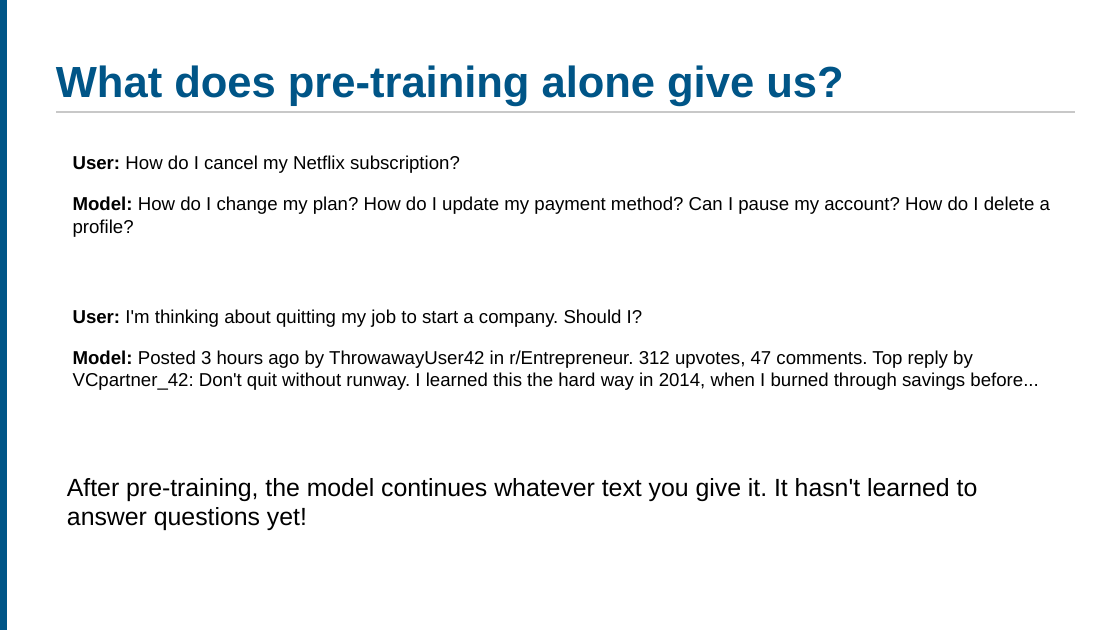
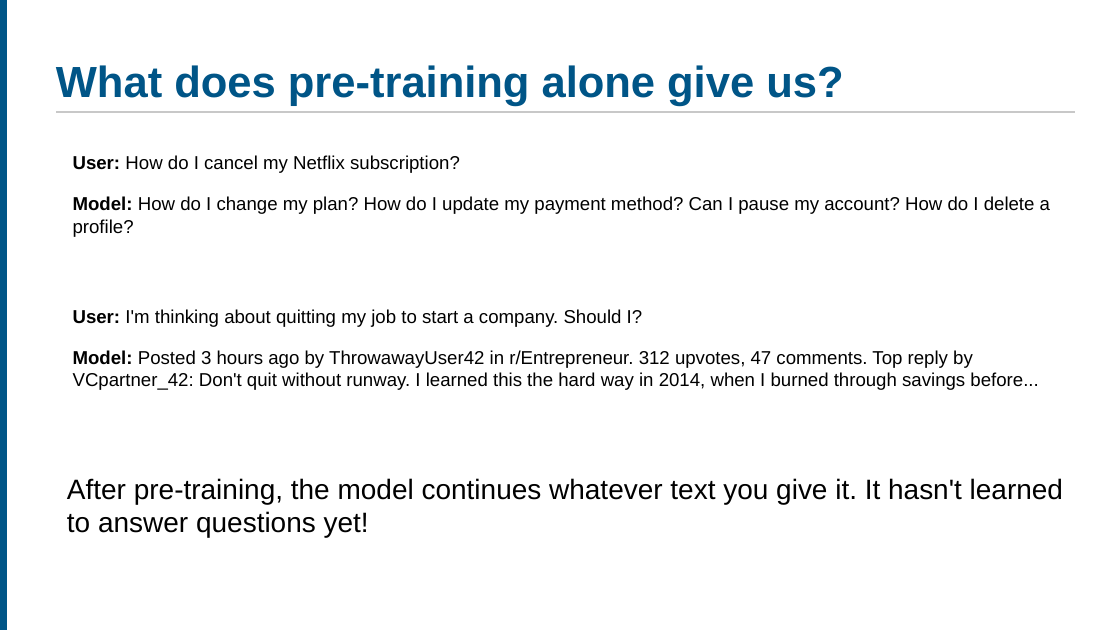
Before and after one commit to ucla-anderson-SSAI/SSAI, a slide deck: slide 8 of Slides/Week 7/Week7.pptx. Drawn at 1120x630 pixels with LibreOffice and Linux fonts; fonts in the diff are those of the drawing. Boxes give left, top, right and bottom in pixels: in the first picture for what was removed or moved away, otherwise in the second. Text is boxed around its words. In the diff, an @@ line names an element or a change of style, - is before the commit and + after.

```diff
--- a/Slides/Week 7/Week7.pptx
+++ b/Slides/Week 7/Week7.pptx
@@ text "After pre-training, the model continues ..." at box(67, 478, 1063, 537): size 16 to 18 pt @@
```
Also in this commit, not shown: 12 other slides changed, 2 other files.
